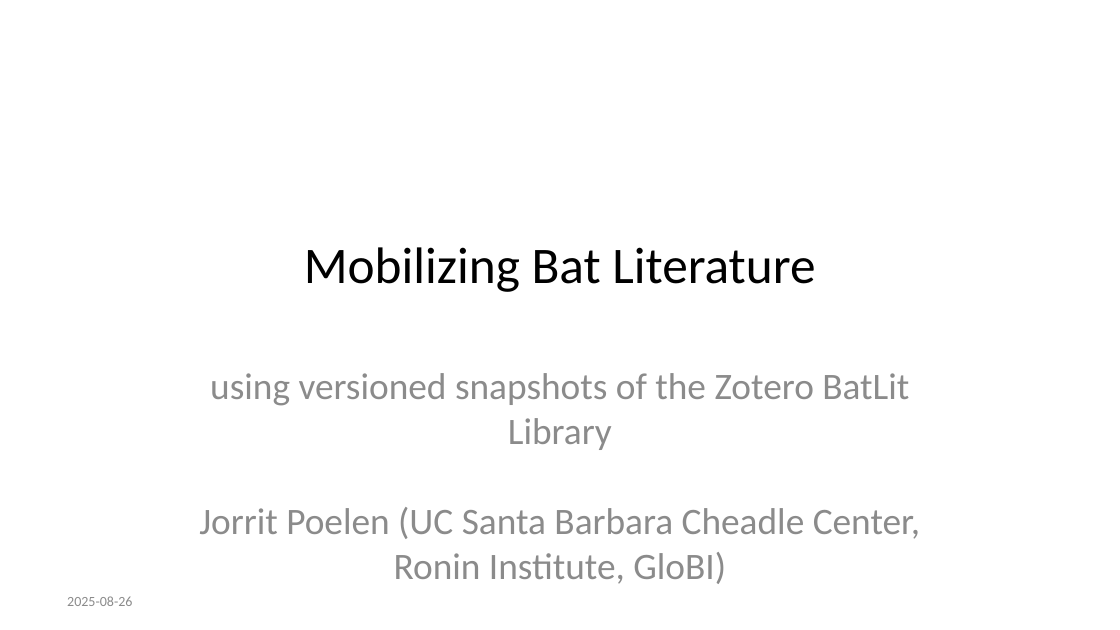
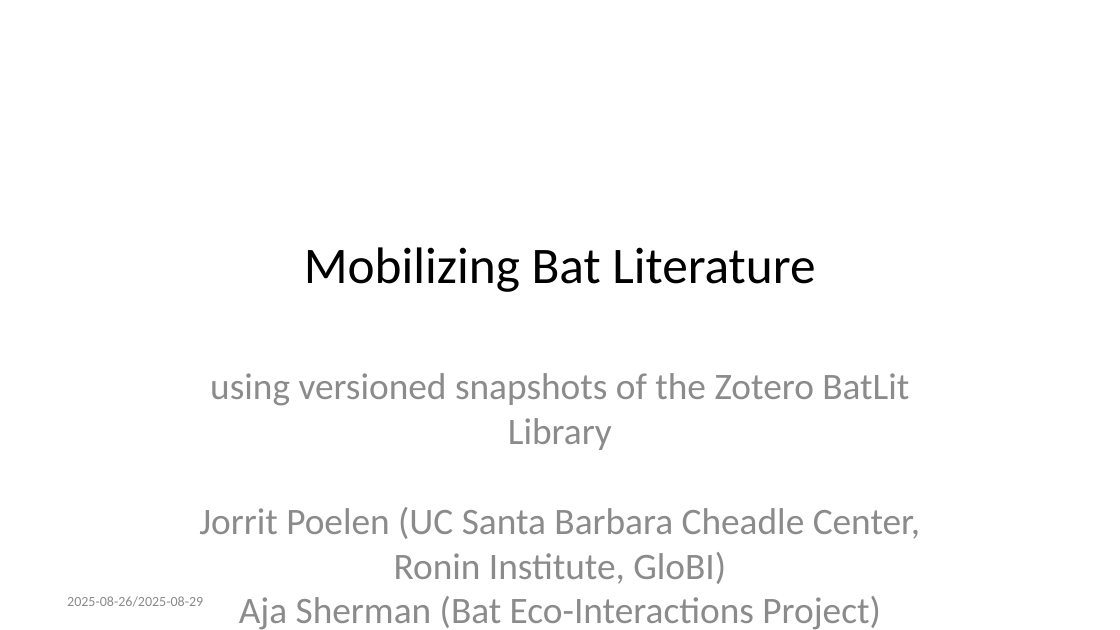
Before and after one commit to bat-literature/bat-literature.github.io, a slide deck: slide 1 of workshop.pptx. Drawn at 1120x630 pixels with LibreOffice and Linux fonts; fonts in the diff are those of the drawing. Boxes give left, top, right and bottom in pixels: in the first picture for what was removed or moved away, otherwise in the second. Text is boxed around its words. In the diff, an @@ line names an element or a change of style, - is before the commit and + after.

```diff
--- a/workshop.pptx
+++ b/workshop.pptx
@@ subtitle at (x1=199, y1=373, x2=921, y2=630): text changed @@
-using versioned snapshots of the Zotero BatLit Library
-Jorrit Poelen (UC Santa Barbara Cheadle Center, Ronin Institute, GloBI)
+using versioned snapshots of the Zotero BatLit Library
+Jorrit Poelen (UC Santa Barbara Cheadle Center, Ronin Institute, GloBI)
+Aja Sherman (Bat Eco-Interactions Project)
@@ text at (x1=67, y1=596, x2=203, y2=606): text changed @@
-2025-08-26
+2025-08-26/2025-08-29
```
Also in this commit, not shown: 7 other slides changed, 2 other files.
